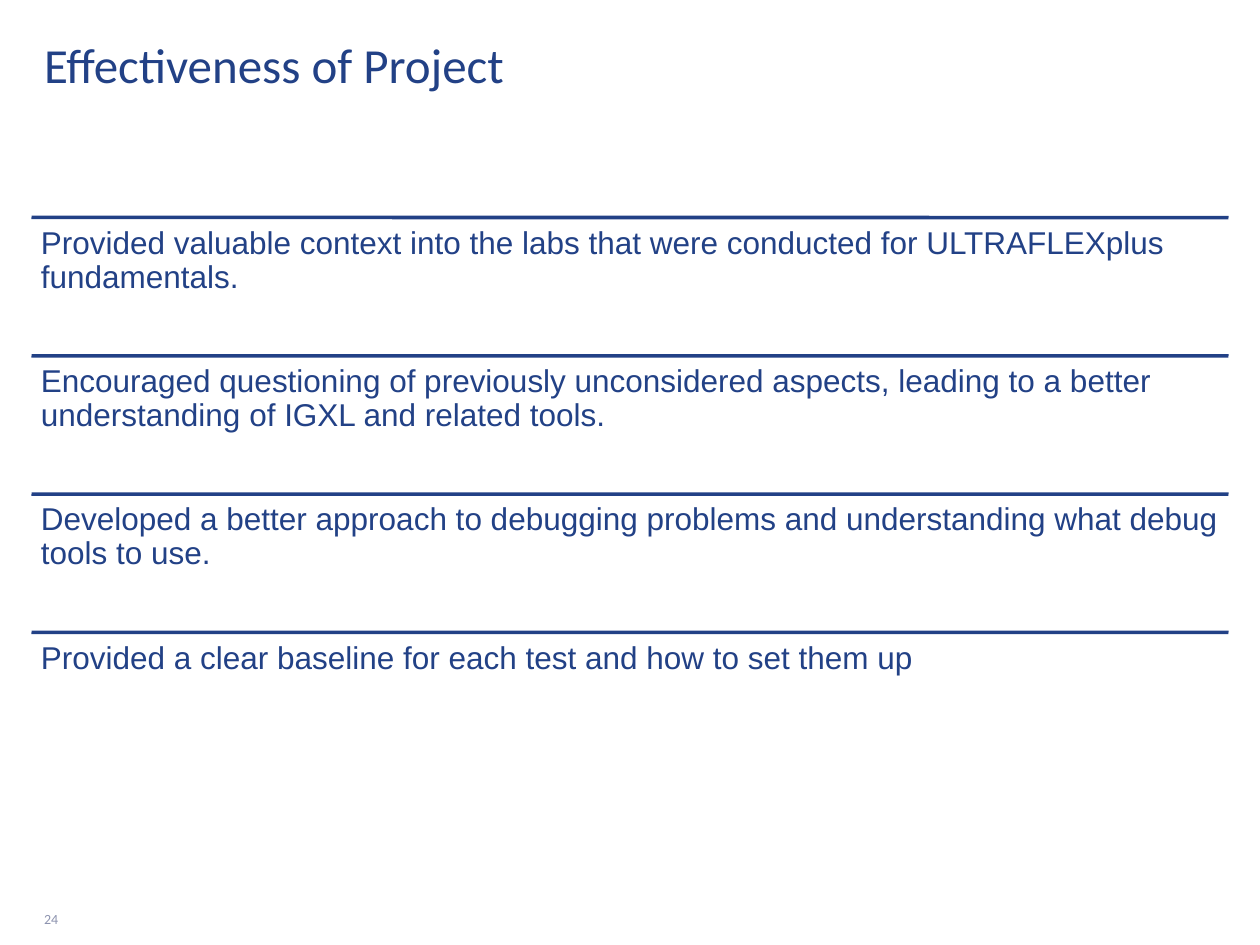
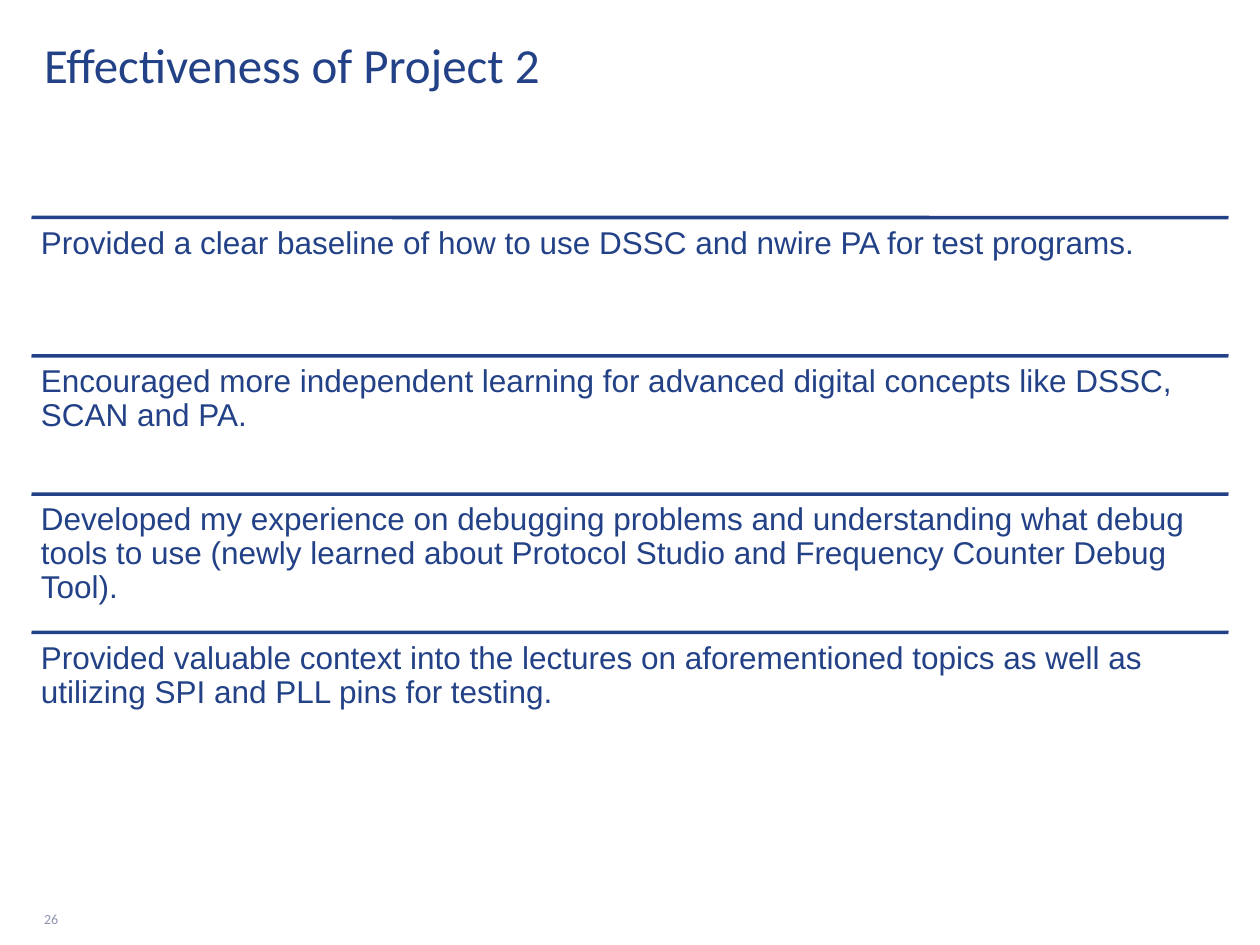
Before and after one commit to rahmanantara/Project-2, a slide deck: slide 26 of Rahman_project2_Presentation_v1.pptx (slide 24 before the commit). Drawn at 1260x945 pixels with LibreOffice and Linux fonts; fonts in the diff are those of the drawing; background and template pictures are left out. Boxes give left, top, right and bottom in pixels: in the first picture for what was removed or moved away, otherwise in the second. Text is boxed around its words. In the diff, an @@ line names an element or a change of style, - is before the commit and + after.

```diff
--- a/Rahman_project2_Presentation_v1.pptx
+++ b/Rahman_project2_Presentation_v1.pptx
@@ title at (44,49,540,92): text changed @@
-Effectiveness of Project
+Effectiveness of Project 2
@@ text at (41,231,1134,260): text changed @@
-Provided valuable context into the labs that were conducted for ULTRAFLEXplus fundamentals.
+Provided a clear baseline of how to use DSSC and nwire PA for test programs.
@@ text at (41,369,1171,427): text changed @@
-Encouraged questioning of previously unconsidered aspects, leading to a better understanding of IGXL and related tools.
+Encouraged more independent learning for advanced digital concepts like DSSC, SCAN and PA.
@@ text at (41,507,1184,604): text changed @@
-Developed a better approach to debugging problems and understanding what debug tools to use.
+Developed my experience on debugging problems and understanding what debug tools to use (newly learned about Protocol Studio and Frequency Counter Debug Tool).
@@ text at (41,646,1141,709): text changed @@
-Provided a clear baseline for each test and how to set them up
+Provided valuable context into the lectures on aforementioned topics as well as utilizing SPI and PLL pins for testing.
@@ page number at (44,914,58,924): text changed @@
-24
+26
```
Also in this commit, not shown: 11 other slides changed, 13 slides added, 17 slides removed, 8 other files.
